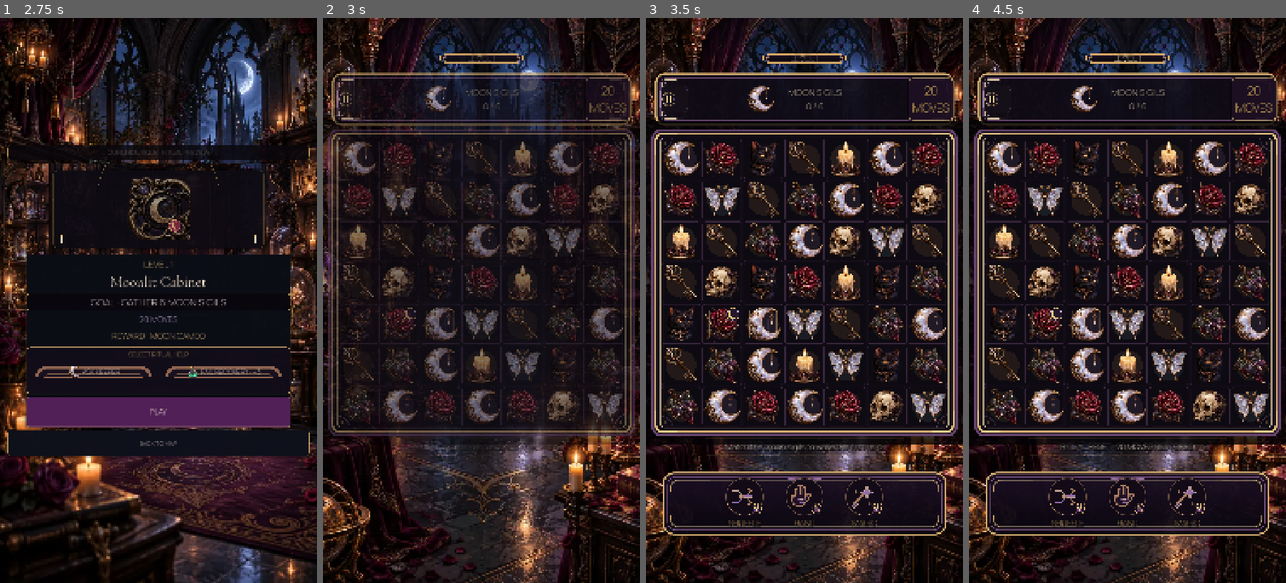
Above: before the commit, frames 1-4 (left to right).
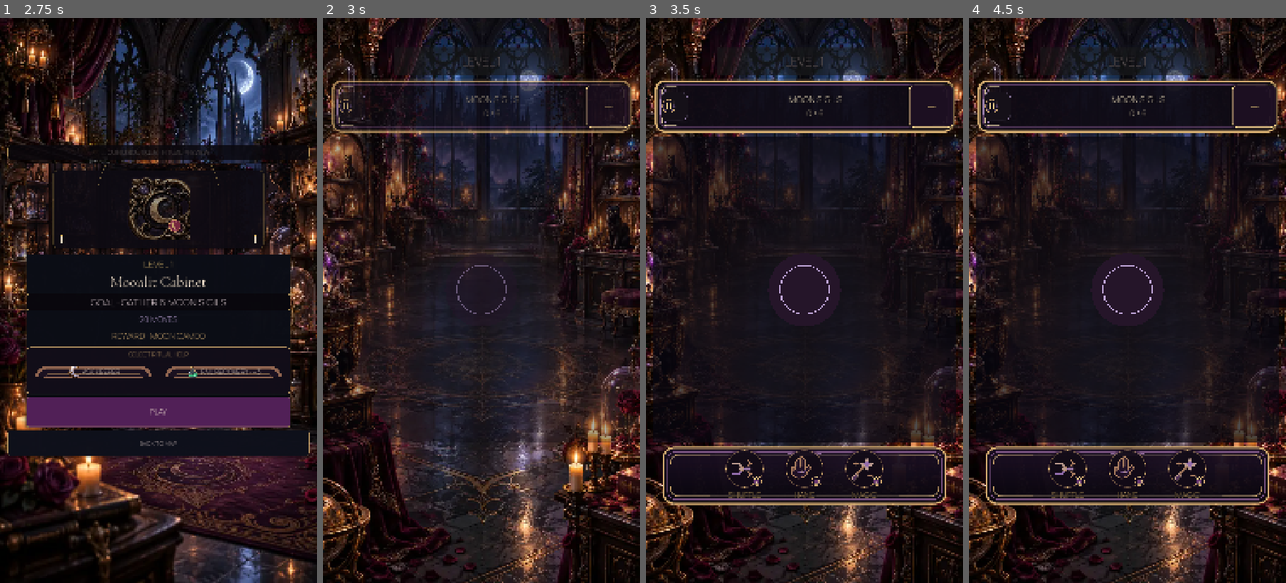
Above: after the commit, the same moments.

Repository: Jay-prodesign/akilta-match3
Game: Godot game, scene res://src/app/app_bootstrap.tscn
Same seed, same stepped clock (60 frames per second), same inputs: the game is played once before the commit and once after it.
Inputs (mouse positions are in pixels of both pictures, inside the frame that each line leads up to; where the layout moved, square brackets give the same spot in the first picture):
- Up to frame 1 (2.75 s): click "ENTER THE HOUSE" at 0.5 s; click "PLAY LEVEL 1" at 1.25 s; click "1" at 2 s
- Up to frame 2 (3 s): click "PLAY" at 2.75 s
- Up to frame 3 (3.5 s): no input
- Up to frame 4 (4.5 s): click (997, 108) [997, 97] at 3.5 s; click (1127, 328) at 4.25 s, where only the run before the commit has a clickable "RESTART LEVEL"

Frame 1 is identical in both runs. In frame 2, 26% of the frame differs, in the area x 0-100%, y 5-77%; in frame 3, 34%; in frame 4, 34%, in the area x 0-100%, y 5-92%.
Error after the commit: Invalid assignment of property or key 'text' with value of type 'String' on a base object of type 'null instance'. (res://src/ui/gameplay/gameplay_screen.gd:44…

Commit message:
Match North Star board-to-booster composition with real Level plaque

Diff:
--- a/src/ui/gameplay/gameplay_screen.tscn
+++ b/src/ui/gameplay/gameplay_screen.tscn
@@ -383,27 +383,20 @@
 grow_vertical = 2
 theme_override_constants/separation = 8
 
-[node name="Eyebrow" type="Label" parent="Layout"]
-custom_minimum_size = Vector2(340, 72)
+[node name="LevelPlaque" type="PanelContainer" parent="Layout"]
+custom_minimum_size = Vector2(600, 96)
 layout_mode = 2
 size_flags_horizontal = 4
+
+[node name="Eyebrow" type="Label" parent="Layout/LevelPlaque"]
+layout_mode = 2
 theme_override_colors/font_color = Color(1, 0.91, 0.69, 1)
 theme_override_colors/font_outline_color = Color(0.015, 0.01, 0.022, 0.99)
 theme_override_constants/outline_size = 5
-theme_override_font_sizes/font_size = 31
+theme_override_font_sizes/font_size = 42
 text = "LEVEL 1"
 horizontal_alignment = 1
 vertical_alignment = 1
-
-[node name="PlaqueFrame" type="Panel" parent="Layout/Eyebrow"]
-show_behind_parent = true
-layout_mode = 1
-anchors_preset = 15
-anchor_right = 1.0
-anchor_bottom = 1.0
-grow_horizontal = 2
-grow_vertical = 2
-mouse_filter = 2
 
 [node name="Title" type="Label" parent="Layout"]
 visible = false
@@ -507,6 +500,7 @@
 theme_override_styles/panel = SubResource("BoardFrameStyle")
 
 [node name="Hint" type="Label" parent="Layout"]
+visible = false
 custom_minimum_size = Vector2(700, 58)
 layout_mode = 2
 size_flags_horizontal = 4
@@ -556,11 +550,11 @@
 [node name="BoosterTray" type="PanelContainer" parent="."]
 layout_mode = 1
 anchor_left = 0.045
-anchor_top = 0.8
+anchor_top = 0.755
 anchor_right = 0.955
-anchor_bottom = 0.8
+anchor_bottom = 0.755
 offset_top = 0.0
-offset_bottom = 228.0
+offset_bottom = 206.0
 grow_horizontal = 2
 z_index = 18
 theme_override_styles/panel = SubResource("BoosterTrayStyle")
